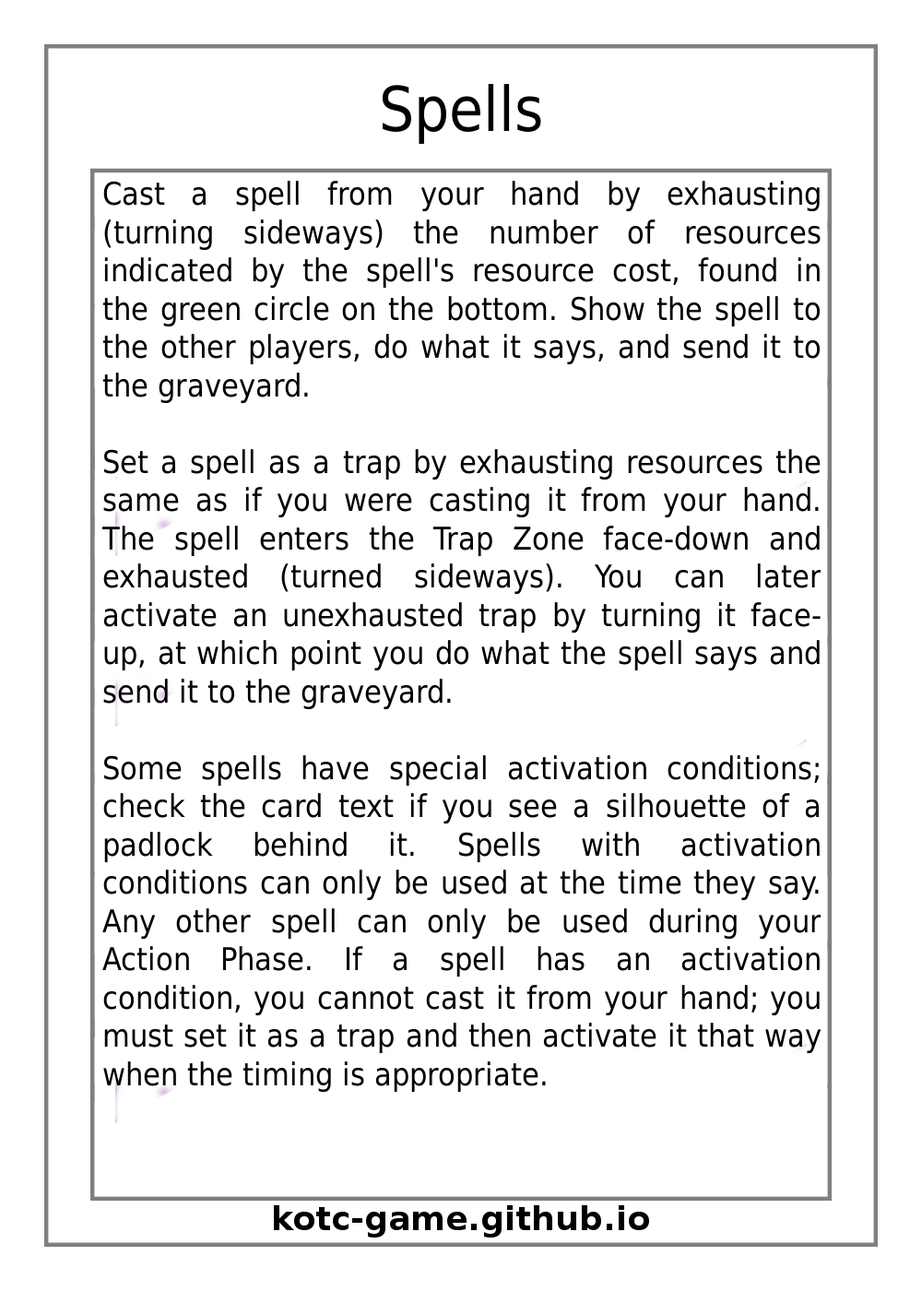
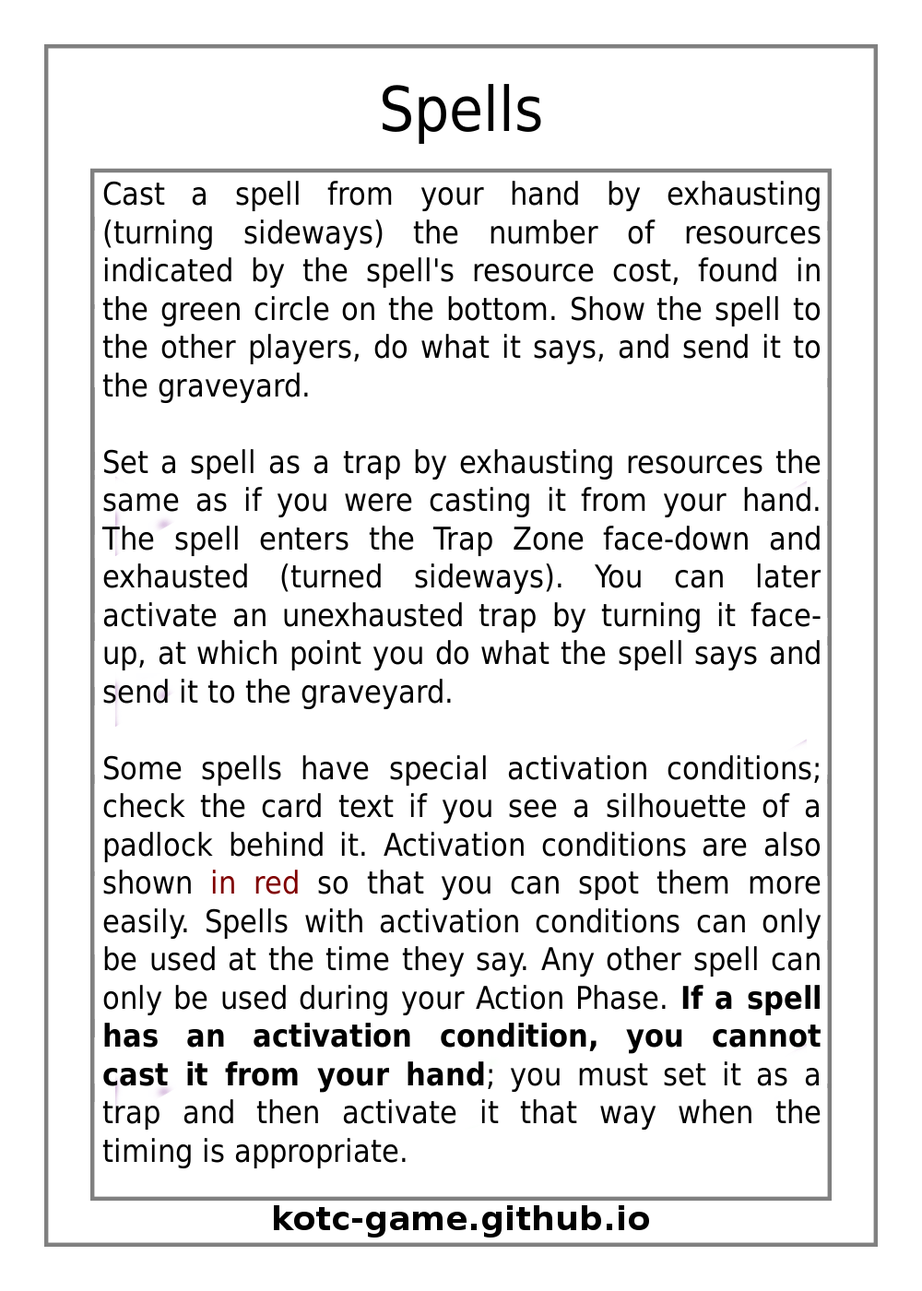
Revision of a layered 922px x 1291px image; what changed, layer by layer:
painted on "Effect Text" over box(102, 186, 822, 1170)
